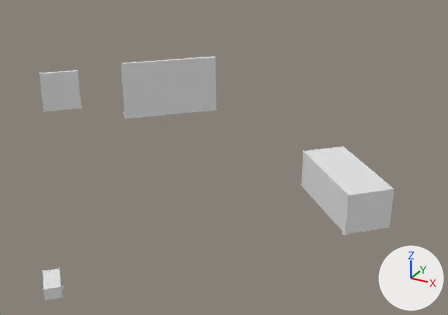
The glTF model public/models/hit-boxes.glb: old version first, new version second.
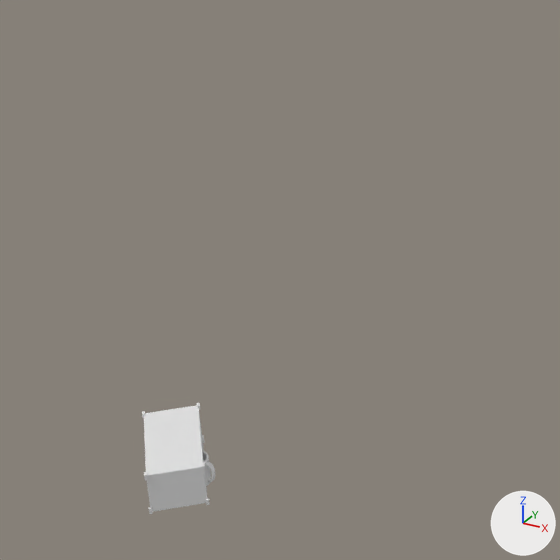
The first picture shows the older version from a camera (50 mm lens) standing at (6.49, -9.19, 7.52) and looking at (0.97, 0.85, 2.5). The close-ups show both versions on the part from 0% to 37% of the width and 47% to 100% of the height of that picture; other places that the commit changed are outside them. Every picture has the same lights, and +X, +Y and +Z are marked at lower right. Where no turn or scale is listed for an object, it has been applied to the vertices. Vertices at the same position are counted once.

The older version as bpy lines, for what is in view:
```python
me_circle_003 = bpy.data.meshes.new('Circle.003')
me_circle_003.from_pydata(...)  # 5562 vertices, 11072 faces; spans x -0.078..0.109, y -0.07..0.079, z -0.128..0.019
me_cube_037 = bpy.data.meshes.new('Cube.037')
me_cube_037.from_pydata(...)  # 8 vertices, 12 faces; spans x -0.299..0.299, y -0.299..0.299, z -0.109..0.109
ob_hit_box_mug = bpy.data.objects.new('hit-box-mug', me_cube_037)
ob_hit_box_mug.location = (-0.384, -2.801, 1.237)
ob_schrodinger = bpy.data.objects.new('schrodinger', me_circle_003)
ob_schrodinger.location = (-0.264, -2.792, 1.246)
```
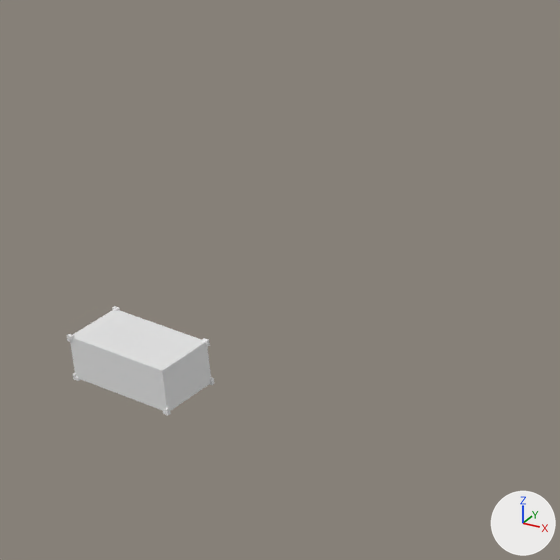
Where the newer file only moved an object's origin or applied its transform, the numbers keep the older frame.

Changed parts and their boxes (x1, y1, x2, y2) in the close-ups (560 x 560 px):
'hit-box-mug', reshaped (122% wider): before (144, 405, 207, 511); after (70, 310, 211, 411)
'schrodinger', deleted: before (203, 451, 215, 486)

Diff of the bpy script that builds the scene:
```diff
--- a/public/models/hit-boxes.glb.py
+++ b/public/models/hit-boxes.glb.py
@@ me_cube_037 @@
 me_cube_037.from_pydata(...)  # 8 vertices, 12 faces; spans x -0.299..0.299, y -0.299..0.299, z -0.109..0.109
 # used by ob_hit_box_mug; location = (-0.384, -2.801, 1.237)
-me_cube_037.vertices[0].co = (-0.299, 0.104, -0.109)
-me_cube_037.vertices[1].co = (-0.299, 0.104, 0.109)  # pixel (143, 413)
-me_cube_037.vertices[2].co = (-0.102, 0.299, -0.109)
-me_cube_037.vertices[3].co = (-0.102, 0.299, 0.109)  # pixel (198, 405)
-me_cube_037.vertices[4].co = (0.102, -0.299, -0.109)  # pixel (150, 511)
-me_cube_037.vertices[5].co = (0.102, -0.299, 0.109)  # pixel (145, 475)
-me_cube_037.vertices[6].co = (0.299, -0.104, -0.109)  # pixel (207, 502)
-me_cube_037.vertices[7].co = (0.299, -0.104, 0.109)  # pixel (203, 466)
+# me_cube_037 part 1
+me_cube_037.vertices[0].co = (-0.254, -0.334, 0.594)  # pixel (75, 377)
+me_cube_037.vertices[1].co = (-0.254, -0.334, 0.83)  # pixel (69, 336)
+me_cube_037.vertices[2].co = (-0.249, -0.033, 0.594)
+me_cube_037.vertices[3].co = (-0.249, -0.033, 0.83)  # pixel (114, 308)
+me_cube_037.vertices[4].co = (0.362, -0.345, 0.594)  # pixel (167, 412)
+me_cube_037.vertices[5].co = (0.362, -0.345, 0.83)  # pixel (162, 370)
+me_cube_037.vertices[6].co = (0.368, -0.044, 0.594)  # pixel (211, 382)
+me_cube_037.vertices[7].co = (0.368, -0.044, 0.83)  # pixel (206, 341)
@@ ob_schrodinger @@
-ob_schrodinger = bpy.data.objects.new('schrodinger', me_circle_003)
-ob_schrodinger.location = (-0.264, -2.792, 1.246)
```
